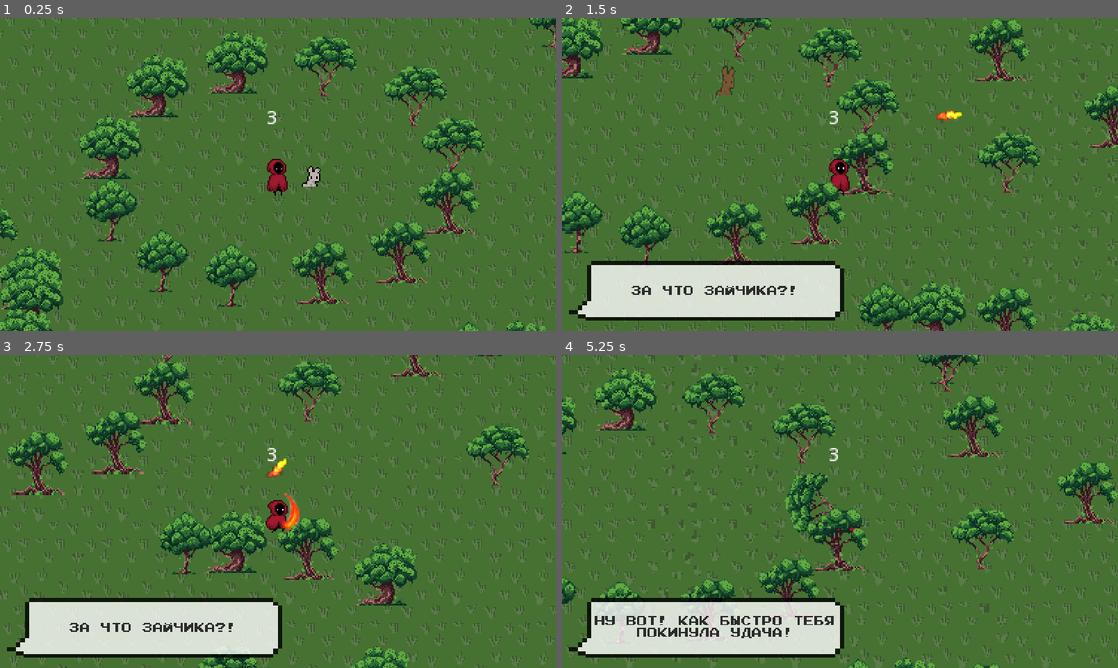
Above: before the commit, frames 1-4 (two rows, left to right).
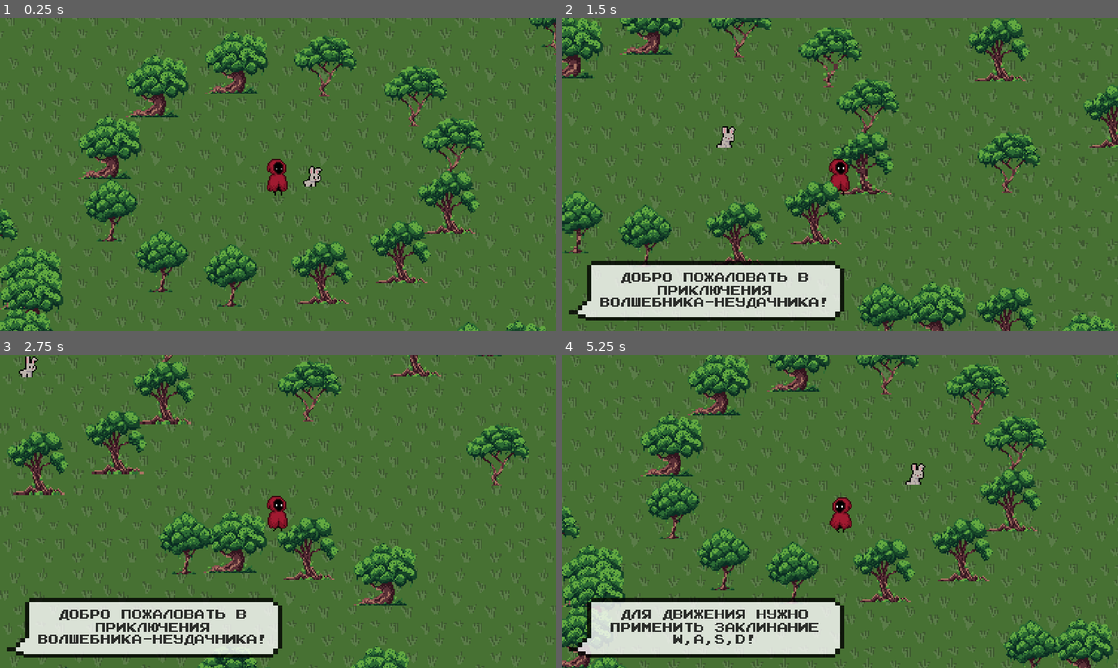
Above: after the commit, the same moments.

Repository: DimalexX/LoserWizard
Game: Godot game, scene res://Game.tscn
The game is run twice, just before and just after one commit, with the same random seed, the same clock (stepped at 60 frames per second) and the same inputs.
Inputs (mouse positions are in pixels of both pictures, inside the frame that each line leads up to):
- Up to frame 1 (0.25 s): no input
- Up to frame 2 (1.5 s): move the mouse to (962, 158) at 0.52 s; press the mouse at (962, 158) at 0.53 s; hold D (right) 0.53-1.28 s; move the mouse to (728, 190) at 1.27 s; release the mouse at (728, 190) at 1.28 s; hold S (down) from 1.28 s (still down); click (728, 190) at 1.35 s
- Up to frame 3 (2.75 s): move the mouse to (333, 442) at 2.02 s; release S (down) at 2.03 s; press the mouse at (333, 442) at 2.03 s; hold D (right) from 2.03 s (still down)
- Up to frame 4 (5.25 s): move the mouse to (812, 574) at 2.77 s; release D (right) at 2.78 s; release the mouse at (812, 574) at 2.78 s; hold W (up) 2.78-3.53 s; click (812, 574) at 2.85 s; move the mouse to (1006, 558) at 3.52 s; press the mouse at (1006, 558) at 3.53 s; hold A (left) 3.53-5.03 s; tap Escape (ui_cancel) at 4.15 s; move the mouse to (673, 464) at 4.27 s; release the mouse at (673, 464) at 4.28 s; click (673, 464) at 4.35 s; move the mouse to (867, 511) at 5.02 s; press the mouse at (867, 511) at 5.03 s; hold S (down) from 5.03 s (still down)

The runs differ from the first frame. In frame 1, 0.1% of the frame differs, in the area x 48-58%, y 29-54%; in frame 2, 2.0%; in frame 3, 2.2%; in frame 4, 28%, in the area x 0-100%, y 0-100%.

Commit message:
Final

Diff:
--- a/Enemies/Crow.gd
+++ b/Enemies/Crow.gd
@@ -65,6 +65,7 @@
 
 
 func _on_AreaAtack_body_entered(body: Node) -> void:
+#	print("Hit! ", name)
 	body.hit(1)
 	sprite.play("attack")
 	plaing_animation = true
--- a/Enemies/Crow.tscn
+++ b/Enemies/Crow.tscn
@@ -141,6 +141,7 @@
 playing = true
 
 [node name="hp" type="Label" parent="."]
+visible = false
 margin_left = -20.0
 margin_top = -31.0
 margin_right = 20.0
--- a/Enemies/Ghost.gd
+++ b/Enemies/Ghost.gd
@@ -1,9 +1,12 @@
 extends KinematicBody2D
 
 
-func _ready() -> void:
-	pass
+var lifetime := 10.0
 
 
 func _process(delta: float) -> void:
-	move_and_slide(Vector2(0, -50))
+	lifetime -= delta
+	if lifetime > 0:
+		move_and_slide(Vector2(0, -50))
+	else:
+		queue_free()
--- a/Enemies/Rabbit.gd
+++ b/Enemies/Rabbit.gd
@@ -1,10 +1,10 @@
 extends KinematicBody2D
 
 
-const J_TIMER = 4
-const JT_DELTA = 1
+var J_TIMER: float = 4 #да-да .. это были константы, но пришлось вот ;)
+var JT_DELTA: float = 1
 
-onready var Ghost = preload("res://Enemies/Ghost.tscn")
+onready var Ghost := preload("res://Enemies/Ghost.tscn")
 onready var sprite := $AnimatedSprite
 
 var jump_timer: float
@@ -48,6 +48,7 @@
 	var g = Ghost.instance()
 	g.position = position
 	G.enemies.call_deferred("add_child", g)
-	G.dialog_num = 100
-	G.dialog_timer = 0
+	if G.dialog_num < 100:
+		G.dialog_num = 100
+		G.dialog_timer = 0
 	queue_free()
--- a/Enemies/Rabbit.tscn
+++ b/Enemies/Rabbit.tscn
@@ -22,9 +22,9 @@
 "speed": 5.0
 } ]
 
-[node name="Rabbit" type="KinematicBody2D"]
+[node name="Rabbit" type="KinematicBody2D" groups=["Rabbit"]]
 collision_layer = 2
-collision_mask = 0
+collision_mask = 8
 script = ExtResource( 5 )
 
 [node name="CollisionShape2D" type="CollisionShape2D" parent="."]
@@ -35,6 +35,7 @@
 scale = Vector2( 0.5, 0.5 )
 frames = SubResource( 3 )
 animation = "idle"
+frame = 1
 playing = true
 
 [connection signal="animation_finished" from="AnimatedSprite" to="." method="_on_AnimatedSprite_animation_finished"]
--- /dev/null
+++ b/Fonts/GameFont.tres
@@ -0,0 +1,6 @@
+[gd_resource type="DynamicFont" load_steps=2 format=2]
+
+[ext_resource path="res://Fonts/press-start-2p.otf" type="DynamicFontData" id=1]
+
+[resource]
+font_data = ExtResource( 1 )
--- a/G.gd
+++ b/G.gd
@@ -9,6 +9,8 @@
 var dialog: Sprite
 var label2: Label
 var dialog2: Sprite
+var hp_label: Label
+var hp_label2: Label
 var player: KinematicBody2D
 var bs_animation: AnimationPlayer
 var blackscreen: ColorRect
@@ -33,6 +35,7 @@
 
 
 func _process(delta: float) -> void:
+	#на придумывание этой системы диалогов ушло меньше минуты ))) в рамках джема - живет ;)
 	if Input.is_action_just_pressed("ui_cancel"):
 		dialog_timer = 0
 	else:
@@ -66,7 +69,7 @@
 				dialog_num += 1
 				fire_allowed = true
 			6:
-				dialog_timer = 180
+				dialog_timer = 100
 				dialog_num += 1
 				dialog.hide()
 			7:
@@ -77,14 +80,14 @@
 			8:
 				dialog.hide()
 				dialog_num += 1
-			100:
+			100: #проклятие и вторая фаза
 				label.text = "За что зайчика?!"
 				dialog.show()
 				dialog_timer = 2.5
 				dialog_num += 1
 			101:
 				dialog.hide()
-				label2.text = "Ты будешь проклят! Удача покинет тебя!"
+				label2.text = "Колдун, ты будешь проклят! Удача покинет тебя!"
 				dialog2.show()
 				dialog_timer = 5
 				dialog_num += 1
@@ -92,7 +95,7 @@
 				dialog2.hide()
 				cursed = true
 				dialog_timer = 600
-			103:
+			103: #дерево
 				label.text = "Ну вот! Как быстро тебя покинула удача!"
 				dialog.show()
 				dialog_timer = 5
@@ -100,11 +103,11 @@
 			104:
 				bs_animation.play("black")
 				blackscreen.show()
-				label.text = "Совершенно случайно попал под падающее дерево.."
-				dialog.show()
-				dialog_timer = 5
-				dialog_num += 1
-			105:
+				label.text = "Совершенно случайно попал под падающее дерево..."
+				dialog.show()
+				dialog_timer = 5
+				dialog_num += 1
+			105: #начало подземелья
 				bs_animation.play("unblack")
 				room01.show()
 				room_camera.current = true
@@ -114,6 +117,7 @@
 				shots = room01.get_node("Shots")
 				enemies = room01.get_node("Enemies")
 				new_room(0, true)
+				hp_label.show()
 				label.text = "Но что же это?! Неужели смерть - это не конец?"
 				dialog.show()
 				dialog_timer = 5
@@ -121,14 +125,39 @@
 			106:
 				dialog.hide()
 				dialog_timer = 600
-			200:
-				label.text = "Или все же смерть - конец.."
+			150: #удачный сундук
+				label.text = "Неужели ты сохранил частицу удачи?"
+				dialog.show()
+				dialog_timer = 3
+				dialog_num += 1
+			151:
+				dialog.hide()
+				dialog_timer = 600
+			160: #неудачный сундук
+				label.text = "Вот это сокровище! Удача точно покинула тебя!"
+				dialog.show()
+				dialog_timer = 3
+				dialog_num += 1
+			161:
+				dialog.hide()
+				dialog_timer = 600
+			200: #смерть в подземелье
+				#лютая фигня ...
+				room_camera.current = true
+				room01.add_child(player)
+				shots = room01.get_node("Shots")
+				enemies = room01.get_node("Enemies")
+				new_room(0, true)
+				level = 1
+				#здесь выбор из нескольких фраз, чтоб не надоели ;)
+				label.text = "Или все же смерть - конец..."
 				dialog.show()
 				dialog_timer = 3
 				dialog_num += 1
 				bs_animation.play("black")
 			201:
 				bs_animation.play("unblack")
+				#здесь выбор из нескольких фраз, чтоб не надоели ;)
 				label.text = "Нет! Герой поднимается из последних сил!"
 				dialog_timer = 3
 				dialog_num += 1
@@ -136,16 +165,50 @@
 			202:
 				dialog.hide()
 				dialog_timer = 600
+			250:
+				label2.text = "Р-Р-Р-Р-Р!!!"
+				dialog2.show()
+				dialog_timer = 2
+				dialog_num += 1
+			251:
+				dialog2.hide()
+				label.text = "Или как там зайцы рычат? ;)"
+				dialog.show()
+				dialog_timer = 2
+				dialog_num += 1
+			252:
+				dialog.hide()
+				dialog_timer = 600
+			300: #победа босса
+				dialog_timer = 5
+				dialog_num += 1
+				bs_animation.play("black")
+			301:
+				label.text = "Wake up, Neo..."
+				dialog.show()
+				dialog_timer = 5
+				dialog_num += 1
+			302:
+				label.text = "Game jam is over..."
+				dialog_timer = 300
+				dialog_num += 1
+			303:
+				get_tree().quit()
 
 
 func new_room(player_pos: int, death: bool = false):
 	level += 1
+	print(level)
+
 	if death:
+#		print("after death")
 		player.hp = 3
 		player.redraw_hp()
 		player.set_process(true)
 		level = 2
-	if level > 1:
+#		print(level)
+
+	if level > 7: #boss
 		player.global_position = ppos
 		shots = bossroom.get_node("Shots")
 		enemies = bossroom.get_node("Enemies")
@@ -156,7 +219,14 @@
 		camera.limit_top = 640
 		camera.limit_right = 2208
 		camera.limit_bottom = 1024
+		G.hp_label2.show()
+		G.dialog_num = 250
+		G.dialog_timer = 0
 		return
+
+	for c in enemies.get_children():
+		enemies.remove_child(c)
+		c.queue_free()
 	var enemy_positions := []
 	match player_pos:
 		0:
@@ -175,9 +245,6 @@
 			player.position = room01.get_node("Pos3").position
 			enemy_positions = [room01.get_node("EnemyPos1"), room01.get_node("EnemyPos4"),
 				room01.get_node("EnemyPos6"), room01.get_node("EnemyPos8"), room01.get_node("EnemyPos10")]
-	for c in enemies.get_children():
-		enemies.remove_child(c)
-		c.queue_free()
 	var e
 	var index
 	for i in num_enemies_by_level():
@@ -186,28 +253,33 @@
 		e.position = enemy_positions[index].position
 		enemies.call_deferred("add_child", e)
 		enemy_positions.remove(index)
+
 	chest.play("return")
 	doors.position.x = 0
 
 
-
 func take_chest(pos):
 	var luck = randi()%100
-	print(luck)
-	if luck <= 30:
+	if luck < 30: #вероятность плюшки 30%
 		player.hp += 2
 		player.redraw_hp()
+		G.dialog_num = 150
+		G.dialog_timer = 0
 	else:
 		var e
 		for i in 3:
 			e = Crow.instance()
 			e.position = pos + Vector2(70, 0).rotated(rand_range(0, TAU))
 			enemies.call_deferred("add_child", e)
+		G.dialog_num = 160
+		G.dialog_timer = 0
 
 
 func check_enemies():
-	if enemies.get_children().size() == 1:
-		doors.position.x = -500
+	if enemies.get_children().size() <= 1:
+		doors.position.x = -500 #элегантно, не правда ли мы открываем двери )))
+
 
 func num_enemies_by_level():
 	return min(level/2, 5)
+	print(level)
--- a/Game.gd
+++ b/Game.gd
@@ -2,15 +2,18 @@
 
 
 func _ready() -> void:
+	print("ready game")
 	G.dialog = $CanvasLayer/Dialog
 	G.label = $CanvasLayer/Dialog/Label
 	G.dialog2 = $CanvasLayer/Dialog2
 	G.label2 = $CanvasLayer/Dialog2/Label
+	G.hp_label = $CanvasLayer/MarginContainer/HBoxContainer/HPLabel
+	G.hp_label2 = $CanvasLayer/MarginContainer/HBoxContainer/HPLabel2
 	G.bs_animation = $CanvasLayer/Blackscreen/AnimationPlayer
 	G.blackscreen = $CanvasLayer/Blackscreen
 	G.sc01 = $Sc01
 	G.room01 = $Room01
 	G.bossroom = $BossRoom
 
-	G.dialog_num = 105#ето тест
-	G.fire_allowed = true#ето тест
+#	G.dialog_num = 105#ето тест
+#	G.fire_allowed = true#ето тест
--- a/Game.tscn
+++ b/Game.tscn
@@ -1,16 +1,13 @@
-[gd_scene load_steps=10 format=2]
+[gd_scene load_steps=9 format=2]
 
 [ext_resource path="res://Scenes/Sc01.tscn" type="PackedScene" id=1]
 [ext_resource path="res://IMG/grass.png" type="Texture" id=2]
 [ext_resource path="res://IMG/dialog.png" type="Texture" id=3]
-[ext_resource path="res://Fonts/press-start-2p.otf" type="DynamicFontData" id=4]
+[ext_resource path="res://Fonts/GameFont.tres" type="DynamicFont" id=4]
 [ext_resource path="res://Game.gd" type="Script" id=5]
 [ext_resource path="res://Scenes/Blackscreen.tscn" type="PackedScene" id=6]
 [ext_resource path="res://Scenes/Room01.tscn" type="PackedScene" id=7]
 [ext_resource path="res://Scenes/BossRoom.tscn" type="PackedScene" id=8]
-
-[sub_resource type="DynamicFont" id=1]
-font_data = ExtResource( 4 )
 
 [node name="Game" type="Node2D"]
 script = ExtResource( 5 )
@@ -52,7 +49,7 @@
 margin_bottom = 32.0
 custom_colors/font_color = Color( 0, 0, 0, 1 )
 custom_colors/font_outline_modulate = Color( 0, 0, 0, 1 )
-custom_fonts/font = SubResource( 1 )
+custom_fonts/font = ExtResource( 4 )
 text = "Text Example пример текста пример текста пример текста"
 align = 1
 valign = 1
@@ -75,9 +72,43 @@
 margin_bottom = 46.0
 custom_colors/font_color = Color( 0, 0, 0, 1 )
 custom_colors/font_outline_modulate = Color( 0, 0, 0, 1 )
-custom_fonts/font = SubResource( 1 )
+custom_fonts/font = ExtResource( 4 )
 text = "Text Example пример текста пример текста пример текста"
 align = 1
 valign = 1
 autowrap = true
 uppercase = true
+
+[node name="MarginContainer" type="MarginContainer" parent="CanvasLayer"]
+margin_left = 5.0
+margin_top = 5.0
+margin_right = 848.0
+margin_bottom = 16.0
+rect_scale = Vector2( 0.5, 0.7 )
+size_flags_horizontal = 5
+
+[node name="HBoxContainer" type="HBoxContainer" parent="CanvasLayer/MarginContainer"]
+margin_right = 843.0
+margin_bottom = 11.0
+custom_constants/separation = 20
+
+[node name="HPLabel" type="Label" parent="CanvasLayer/MarginContainer/HBoxContainer"]
+visible = false
+margin_right = 64.0
+margin_bottom = 16.0
+size_flags_horizontal = 4
+custom_colors/font_color = Color( 1, 1, 1, 0.862745 )
+custom_colors/font_color_shadow = Color( 0, 0, 0, 1 )
+custom_fonts/font = ExtResource( 4 )
+text = "HP:3"
+
+[node name="HPLabel2" type="Label" parent="CanvasLayer/MarginContainer/HBoxContainer"]
+visible = false
+margin_left = 84.0
+margin_right = 164.0
+margin_bottom = 16.0
+size_flags_horizontal = 4
+custom_colors/font_color = Color( 1, 0, 0, 0.862745 )
+custom_colors/font_color_shadow = Color( 0, 0, 0, 1 )
+custom_fonts/font = ExtResource( 4 )
+text = "HP:20"
--- a/Player/Player.gd
+++ b/Player/Player.gd
@@ -6,13 +6,12 @@
 onready var Shot = preload("res://Player/Shot.tscn")
 onready var sprite := $Sprite
 var dir := Vector2.ZERO
-#var vel = Vector2.ZERO
 var speed := 150.0
 var hp := 3.0
 var can_fire := true
 var reload_time := 0.0
 var plaing_animation := false
-var first_geath: bool = true
+var first_death: bool = true
 
 
 func _ready():
@@ -22,6 +21,8 @@
 
 func redraw_hp():
 	$hp.text = str(hp)
+	if G.hp_label:
+		G.hp_label.text = "HP:" + str(hp)
 
 
 func _process(delta):
@@ -68,9 +69,11 @@
 
 
 func hit(dmg: float):
+	#при переносе из комнаты в комнату иногда получает удар от мертвого ворона.
+	#причем баг замечен только с левой и правой дверью. бред какой-то ..
 	hp -= dmg
 	redraw_hp()
-	print("Player HP: ", hp)
+#	print("Player HP: ", hp)
 	if hp <= 0:
 		death()
 
@@ -79,10 +82,10 @@
 	sprite.play("death")
 	plaing_animation = true
 	set_process(false)
-	if first_geath:
+	if first_death:
 		G.dialog_num = 103
 		G.dialog_timer = 0
-		first_geath = false
+		first_death = false
 	else:
 		G.dialog_num = 200
 		G.dialog_timer = 0
--- a/Player/Player.tscn
+++ b/Player/Player.tscn
@@ -143,6 +143,7 @@
 shape = SubResource( 1 )
 
 [node name="hp" type="Label" parent="."]
+visible = false
 margin_left = -9.0
 margin_top = -50.0
 margin_right = 20.0
--- a/Player/Shot.gd
+++ b/Player/Shot.gd
@@ -3,7 +3,7 @@
 
 var speed := 300.0
 var vel := Vector2.ZERO
-var lifetime := 3.0
+var lifetime := 2.0
 
 
 func _process(delta):
--- a/Scenes/AngryRabbit.gd
+++ b/Scenes/AngryRabbit.gd
@@ -1,24 +1,38 @@
 extends KinematicBody2D
 
 
-const J_TIMER = 2
-const JT_DELTA = 1
+const J_TIMER = 1
+const JT_DELTA = .5
 
-onready var Rabbit = preload("res://Enemies/Rabbit.tscn")
+onready var Rabbit := preload("res://Enemies/Rabbit.tscn")
 onready var sprite := $AnimatedSprite
 
 var jump_timer: float
 var jumping: bool = false
 var dir: Vector2 = Vector2.ZERO
-var hp = 20
+var hp: float = 20
+var ghost_mode: bool = false
 
 
 func _ready() -> void:
 	jump_timer = rand_range(J_TIMER-JT_DELTA, J_TIMER+JT_DELTA)
-	set_process(false)
+	set_process(false) #ждем прихода ГГ
+	redraw_hp()
+
+
+func redraw_hp():
+	if G.hp_label2:
+		G.hp_label2.text = "HP:" + str(hp)
 
 
 func _process(delta: float) -> void:
+	if get_tree().get_nodes_in_group("Rabbit").size() > 2:
+		sprite.modulate = Color(1, 0, .2, .5)
+		ghost_mode = true
+	else:
+		sprite.modulate = Color(1, 0, .2, 1)
+		ghost_mode = false
+
 	if dir.length() > 0:
 		move_and_slide(dir)
 
@@ -33,7 +47,8 @@
 func jump():
 	sprite.play("walk")
 	jumping = true
-	dir = Vector2(rand_range(60, 120), 0).rotated(rand_range(0, TAU))
+#	dir = Vector2(rand_range(100, 200), 0).rotated(rand_range(0, TAU))
+	dir = global_position.direction_to(G.player.global_position) * 200
 	if dir.x > 0:
 		sprite.flip_h = false
 	elif dir.x < 0:
@@ -47,14 +62,23 @@
 
 
 func hit(dmg):
-	print("hit")
-	hp -= 1
+	if not ghost_mode:
+		hp -= 1
+		redraw_hp()
 	if hp > 0:
-		print("New rabbit")
 		var r = Rabbit.instance()
 		r.position = position
+		r.J_TIMER = 1
+		r.JT_DELTA = 0.5
+		r.get_node("AnimatedSprite").modulate = Color(1, 0, 0.2, 1)
 		G.enemies.call_deferred("add_child", r)
 	else:
 		G.dialog_num = 300
 		G.dialog_timer = 0
 		queue_free()
+
+
+func _on_Area2D_body_entered(body: Node) -> void:
+	body.hit(1)
+#	sprite.play("attack")
+#	plaing_animation = true
--- a/Scenes/AngryRabbit.tscn
+++ b/Scenes/AngryRabbit.tscn
@@ -22,13 +22,16 @@
 [sub_resource type="RectangleShape2D" id=2]
 extents = Vector2( 22, 18.5 )
 
+[sub_resource type="RectangleShape2D" id=3]
+extents = Vector2( 17, 13.5 )
+
 [node name="AngryRabbit" type="KinematicBody2D"]
 collision_layer = 2
 collision_mask = 8
 script = ExtResource( 5 )
 
 [node name="AnimatedSprite" type="AnimatedSprite" parent="."]
-modulate = Color( 1, 0.133333, 0.133333, 1 )
+modulate = Color( 1, 0, 0.2, 1 )
 scale = Vector2( 1.5, 1.5 )
 frames = SubResource( 1 )
 animation = "walk"
@@ -39,4 +42,12 @@
 position = Vector2( 0, 5.5 )
 shape = SubResource( 2 )
 
+[node name="Area2D" type="Area2D" parent="."]
+collision_layer = 0
+
+[node name="CollisionShape2D" type="CollisionShape2D" parent="Area2D"]
+position = Vector2( 0, 10.5 )
+shape = SubResource( 3 )
+
 [connection signal="animation_finished" from="AnimatedSprite" to="." method="_on_AnimatedSprite_animation_finished"]
+[connection signal="body_entered" from="Area2D" to="." method="_on_Area2D_body_entered"]
--- a/Scenes/BossRoom.gd
+++ b/Scenes/BossRoom.gd
@@ -1,12 +1,6 @@
 extends TileMap
 
 
-# Declare member variables here. Examples:
-# var a: int = 2
-# var b: String = "text"
-
-
-# Called when the node enters the scene tree for the first time.
 func _ready() -> void:
 	G.ppos = $PPos.global_position
-	G.angry = $Enemies/AngryRabbit
+	G.angry = $AngryRabbit
--- a/Scenes/BossRoom.tscn
+++ b/Scenes/BossRoom.tscn
@@ -28,5 +28,5 @@
 
 [node name="Enemies" type="Node2D" parent="."]
 
-[node name="AngryRabbit" parent="Enemies" instance=ExtResource( 2 )]
-position = Vector2( 253, 191 )
+[node name="AngryRabbit" parent="." instance=ExtResource( 2 )]
+position = Vector2( 376, 192 )
--- a/Scenes/Chest.gd
+++ b/Scenes/Chest.gd
@@ -1,5 +1,4 @@
 extends Area2D
-
 
 
 func _on_Chest_body_entered(body: Node) -> void:
--- a/Scenes/Doors.gd
+++ b/Scenes/Doors.gd
@@ -1,8 +1,8 @@
 extends Node2D
 
 
-
 func _on_Area2D_body_entered(body: Node) -> void:
+	print("area entered. hp: ", G.player.hp)
 	if G.player.position.y < 40:
 		G.new_room(3)
 	elif G.player.position.y > 200:
--- a/Scenes/Room01.gd
+++ b/Scenes/Room01.gd
@@ -1,15 +1,7 @@
 extends TileMap
 
 
-# Declare member variables here. Examples:
-# var a: int = 2
-# var b: String = "text"
-
-
-# Called when the node enters the scene tree for the first time.
 func _ready() -> void:
-#	G.dialog_num = 106#ето тест
-#	G.fire_allowed = true#ето тест
 	G.room_camera = $Camera2D
 	G.chest = $Chest/AnimationPlayer
 	G.doors = $Doors
--- a/Scenes/Sc01.gd
+++ b/Scenes/Sc01.gd
@@ -13,80 +13,7 @@
 	G.shots = $Shots
 	G.trees = $Trees
 
-	for t in 200:
+	for t in 200: #садим сад вокруг
 		t = tree_arr[randi()%4].instance()
 		t.position = Vector2(rand_range(200, 1000), 0).rotated(rand_range(0, TAU))
 		G.trees.add_child(t)
-
-
-#func _process(delta: float) -> void:
-#	if Input.is_action_just_pressed("ui_cancel"):
-#		G.dialog_timer = 0
-#	else:
-#		G.dialog_timer -= delta
-#	if G.dialog_timer <= 0:
-#		match G.dialog_num:
-#			0:
-#				G.dialog.show()
-#				G.label.text = "Добро пожаловать в приключения Волшебника-неудачника!"
-#				G.dialog_timer = 5
-#				G.dialog_num += 1
-#			1:
-#				G.label.text = "Для движения нужно применить заклинание W,A,S,D!"
-#				G.dialog_timer = 5
-#				G.dialog_num += 1
-#			2:
-#				G.label.text = "Ну или показывай направление стрелками!"
-#				G.dialog_timer = 5
-#				G.dialog_num += 1
-#			3:
-#				G.label.text = "Уверен, ты справился! Даже проверять не буду ;)"
-#				G.dialog_timer = 5
-#				G.dialog_num += 1
-#			4:
-#				G.label.text = "Для атаки нужно сосредоточиться и нажать кнопку мыши!"
-#				G.dialog_timer = 5
-#				G.dialog_num += 1
-#			5:
-#				G.label.text = "Потренируйся!"
-#				G.dialog_timer = 2
-#				G.dialog_num += 1
-#				G.fire_allowed = true
-#			6:
-#				G.dialog_timer = 180
-#				G.dialog_num += 1
-#				G.dialog.hide()
-#			7:
-#				G.label.text = "Какой ты добрый! Не стреляешь в зайчика!"
-#				G.dialog.show()
-#				G.dialog_timer = 5
-#				G.dialog_num += 1
-#			8:
-#				G.dialog.hide()
-#				G.dialog_num += 1
-#			100:
-#				G.label.text = "За что зайчика?!"
-#				G.dialog.show()
-#				G.dialog_timer = 2.5
-#				G.dialog_num += 1
-#			101:
-#				G.dialog.hide()
-#				G.label2.text = "Ты будешь проклят! Удача покинет тебя!"
-#				G.dialog2.show()
-#				G.dialog_timer = 5
-#				G.dialog_num += 1
-#			102:
-#				G.dialog2.hide()
-#				G.cursed = true
-#				G.dialog_timer = 600
-#			103:
-#				G.label.text = "Ну вот! Как быстро тебя покинула удача!"
-#				G.dialog.show()
-#				G.dialog_timer = 5
-#				G.dialog_num += 1
-#			104:
-#				G.blackscreen.play("black")
-#				G.label.text = "Совершенно случайно попал под падающее дерево.."
-#				G.dialog.show()
-#				G.dialog_timer = 5
-#				G.dialog_num += 1
--- a/Scenes/Trees/Tree01.gd
+++ b/Scenes/Trees/Tree01.gd
@@ -1,14 +1,10 @@
 extends Node2D
-
-
-func _ready() -> void:
-	pass # Replace with function body.
 
 
 func _process(delta: float) -> void:
 	if G.cursed:
 		if global_position.distance_to(G.player.global_position) < 20:
-			kill()
+			kill() #нападение озверевшего дерева
 
 
 func kill():
Not shown: 1 places in Scenes/AngryRabbit.tscn that only renumber resources
